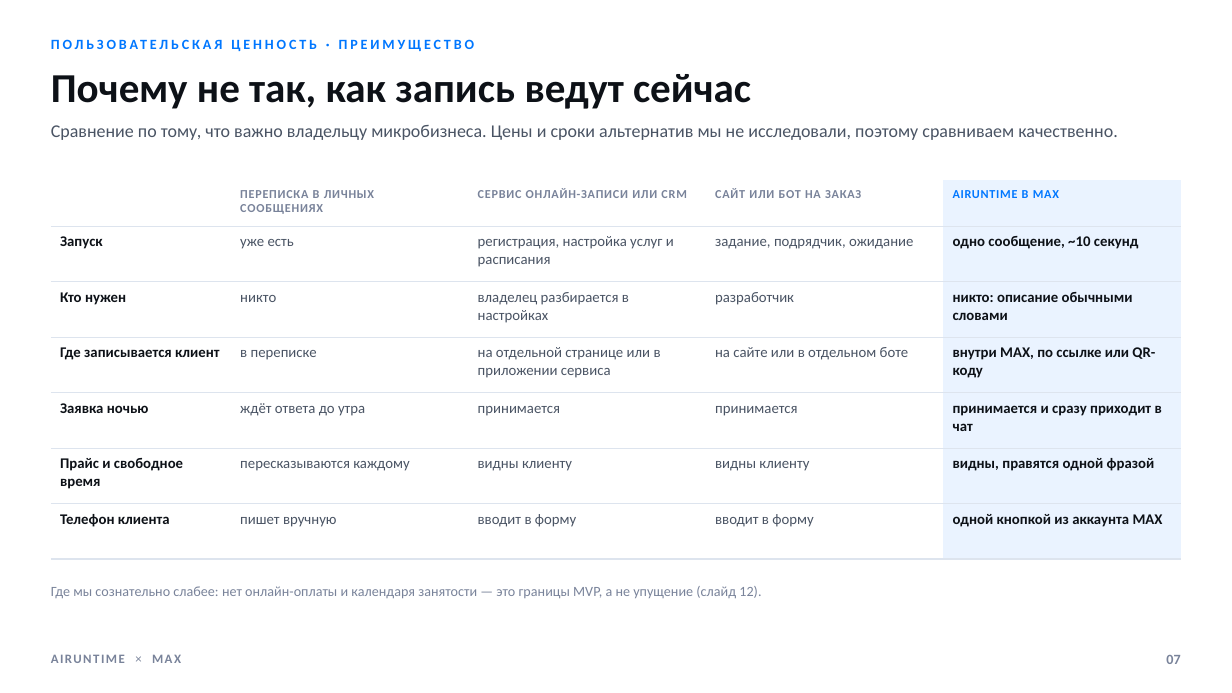
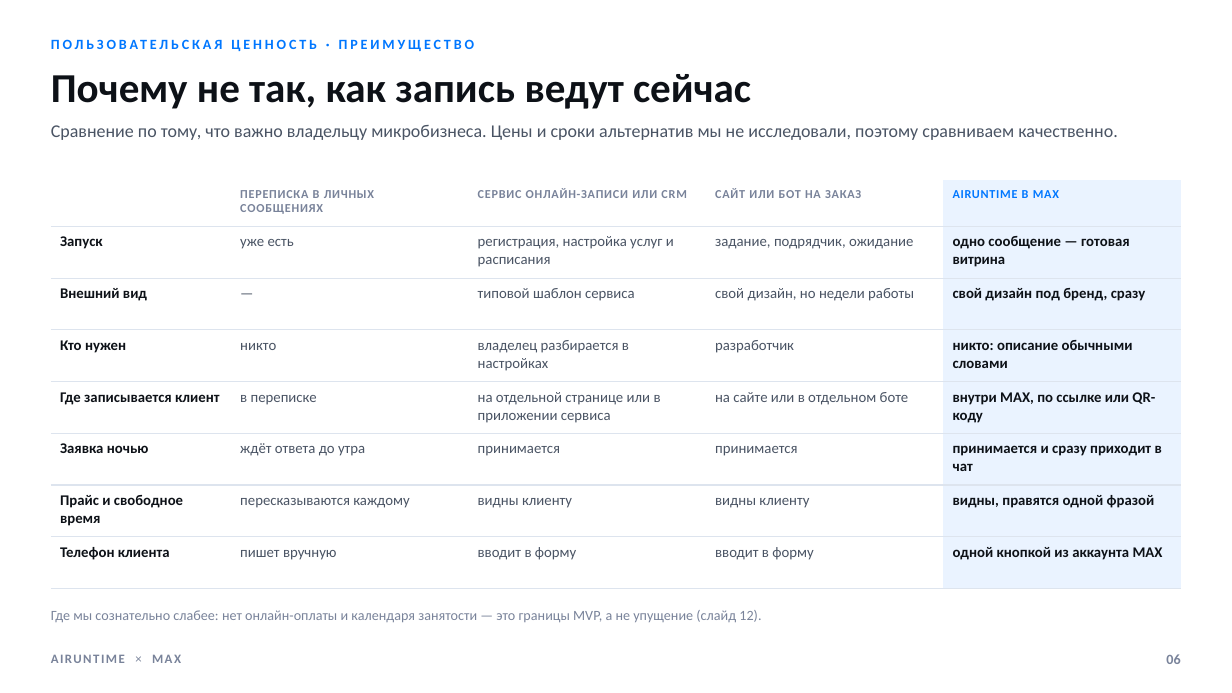
Before and after one commit to airuntime-ru/airuntime, a slide deck: slide 6 of docs/max-presentation/presentation.pptx (slide 7 before the commit). Drawn at 1232x693 pixels with LibreOffice and Linux fonts; fonts in the diff are those of the drawing. Boxes give left, top, right and bottom in pixels: in the first picture for what was removed or moved away, otherwise in the second. Text is boxed around its words. In the diff, an @@ line names an element or a change of style, - is before the commit and + after.

```diff
--- a/docs/max-presentation/presentation.pptx
+++ b/docs/max-presentation/presentation.pptx
@@ table at (51,180,1181,564) @@
-row 2: Запуск | уже есть | регистрация, настройка услуг и расписания | задание, подрядчик, ожидание | одно сообщение, ~10 секунд
+row 2: Запуск | уже есть | регистрация, настройка услуг и расписания | задание, подрядчик, ожидание | одно сообщение — готовая витрина
+row 3: Внешний вид | — | типовой шаблон сервиса | свой дизайн, но недели работы | свой дизайн под бренд, сразу
@@ text "Где мы сознательно слабее: нет ...": place and size @@
-text "Где мы сознательно слабее: нет ..." at (51,586,761,598)
+text "Где мы сознательно слабее: нет ..." at (51,610,761,622)
@@ text at (1166,654,1180,664): text changed @@
-07
+06
```
Also in this commit, not shown: 18 other slides changed, 2 slides added, 1 slide removed, 33 other files.
